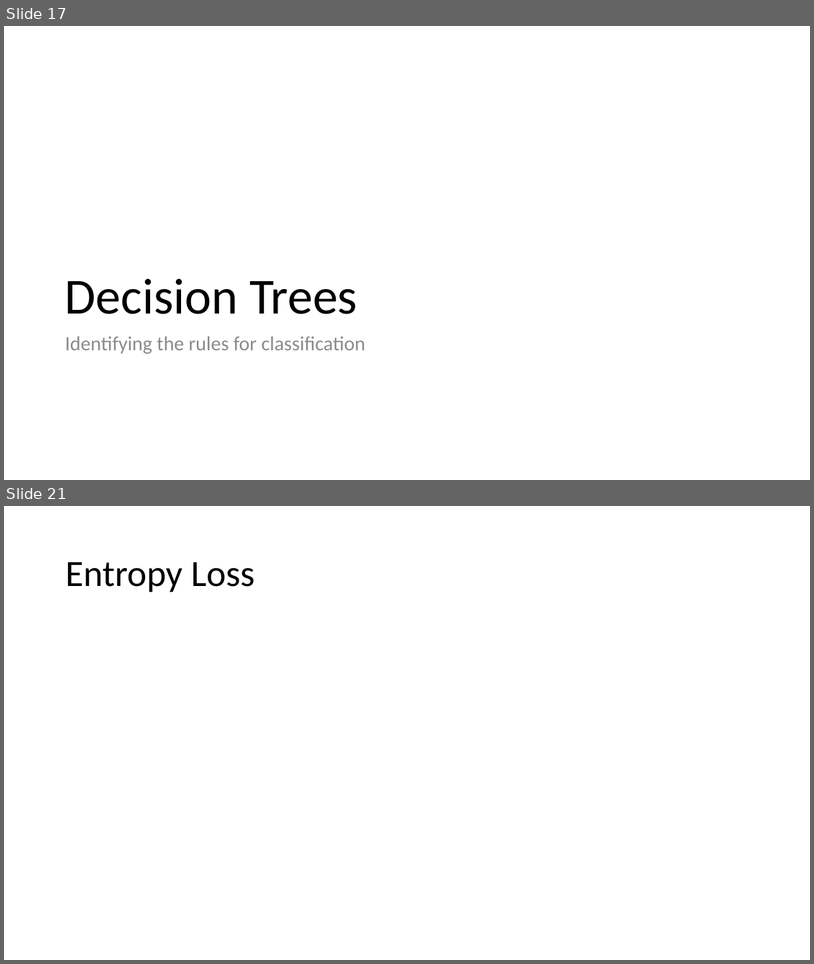
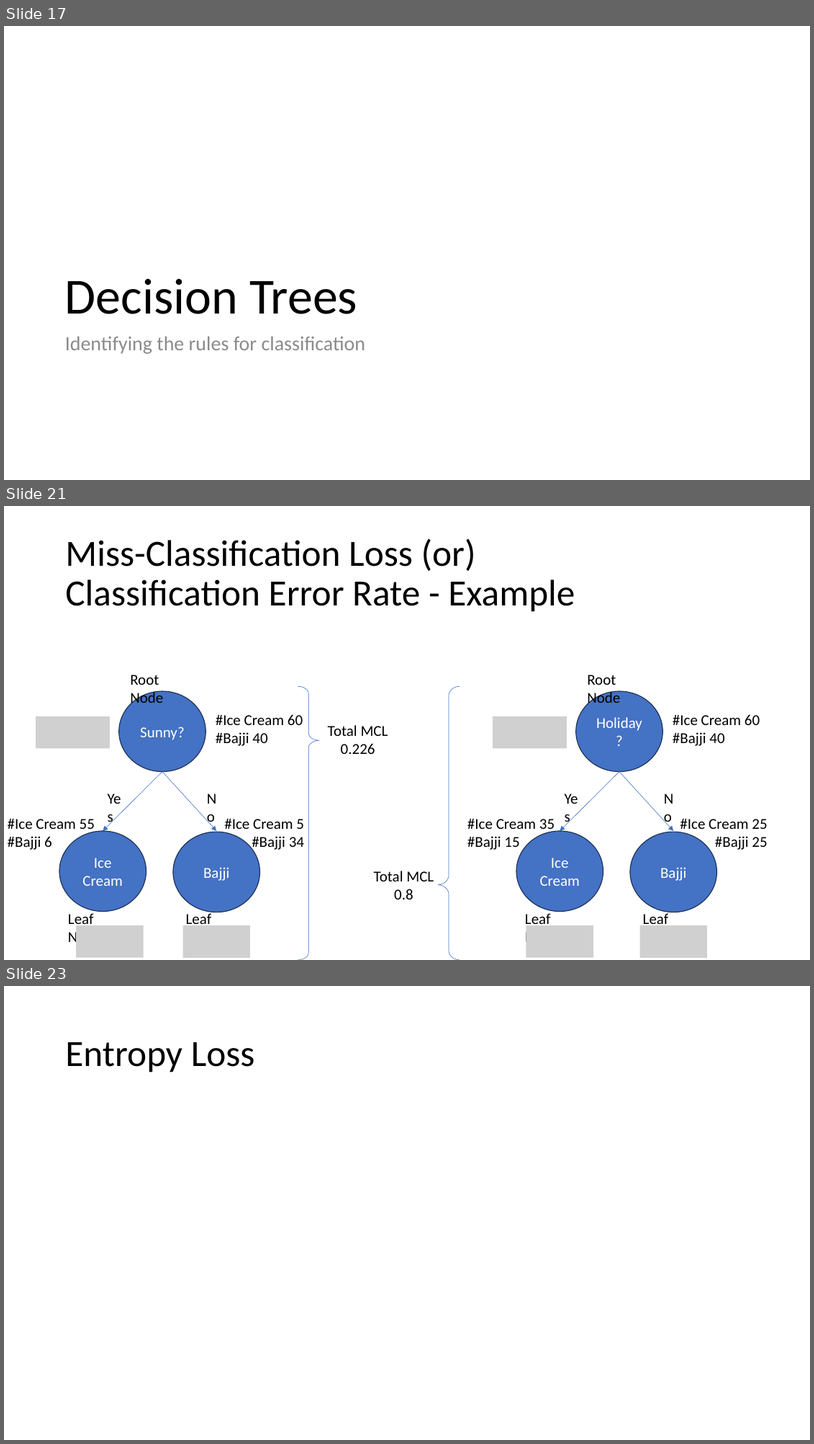
Before and after one commit to meenakshsundaram/AIML, a slide deck: DecisionTrees/DecisionTrees.pptx. Shown one above the other, each under a label of ours: slides 17 and 21 before the commit, slides 17, 21 and 23 after it; the slides between them are not shown. The pictures are 814x964 and 814x1444 pixels, drawn with LibreOffice and Linux fonts; fonts in the diff are those of the drawing; grey boxes stand for pictures. Boxes give left, top, right and bottom in pixels: in the first picture for what was removed or moved away, otherwise in the second. Text is boxed around its words. In the diff, an @@ line names an element or a change of style, - is before the commit and + after.

Commit message:
Updated Supervised Learning, Discussed Miss-Classification Loss

```diff
--- a/DecisionTrees/DecisionTrees.pptx
+++ b/DecisionTrees/DecisionTrees.pptx
@@ slide 21 added at (4, 506, 810, 960), background #FFFFFF @@
@@ title added at (65, 538, 575, 612), 44 pt, text #000000 @@
+Miss-Classification Loss (or)
+Classification Error Rate - Example
@@ right brace added at (298, 686, 320, 960), outline #4472C4 0.5 pt @@
@@ right brace added at (438, 686, 460, 960), outline #4472C4 0.5 pt @@
@@ picture added at (36, 716, 110, 748) @@
@@ text added at (216, 714, 303, 746), 18 pt, text #000000 @@
+#Ice Cream 60
+#Bajji 40
@@ picture added at (494, 716, 567, 748) @@
@@ text added at (673, 714, 760, 746), 18 pt, text #000000 @@
+#Ice Cream 60
+#Bajji 40
@@ text added at (328, 725, 388, 754), 18 pt, text #000000 @@
+Total MCL
+0.226
@@ text added at (8, 818, 95, 849), 18 pt, text #000000 @@
+#Ice Cream 55
+#Bajji 6
@@ text added at (224, 818, 304, 852), 18 pt, text #000000 @@
+#Ice Cream 5
+#Bajji 34
@@ text added at (468, 818, 555, 849), 18 pt, text #000000 @@
+#Ice Cream 35
+#Bajji 15
@@ text added at (680, 818, 767, 849), 18 pt, text #000000 @@
+#Ice Cream 25
+#Bajji 25
@@ text added at (374, 870, 434, 899), 18 pt, text #000000 @@
+Total MCL
+0.8
@@ group added at (59, 674, 260, 947): 5 texts, 3 ellipses, 2 arrows @@
+Sunny?
+Yes
+No
+Bajji
+Ice Cream
+Root Node
+Leaf Node
+Leaf Node
@@ group added at (517, 674, 718, 947): 5 texts, 3 ellipses, 2 arrows @@
+Holiday?
+Yes
+No
+Bajji
+Ice Cream
+Root Node
+Leaf Node
+Leaf Node
@@ picture added at (76, 925, 144, 957) @@
@@ picture added at (183, 925, 250, 958) @@
@@ picture added at (527, 925, 594, 957) @@
@@ picture added at (640, 925, 707, 958) @@
@@ what was slide 21 is now slide 23 @@
```
Also in this commit, not shown: 4 slides changed, 2 other slides added, 1 slide removed.
